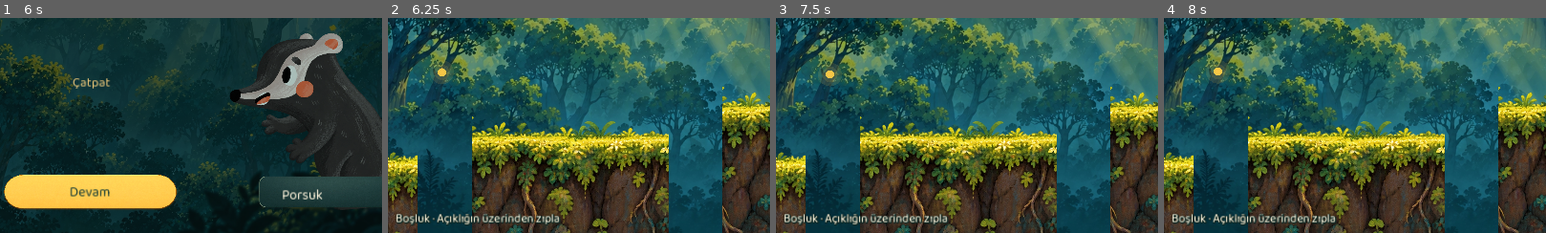
Above: before the commit, frames 1-4 (left to right).
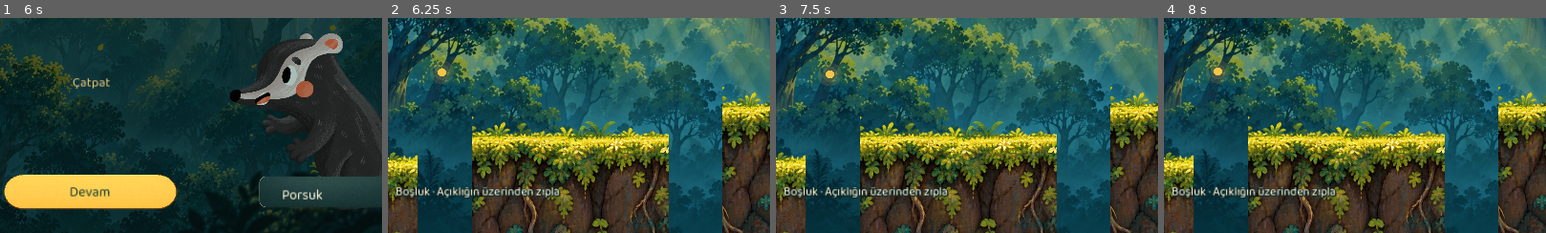
Above: after the commit, the same moments.

Repository: rizaaltun/catpat-godot
Game: Godot game, scene res://scenes/polish_v3.tscn
The game is run twice, just before and just after one commit, with the same random seed, the same clock (stepped at 60 frames per second) and the same inputs.
Inputs (mouse positions are % of the whole screen's width and height, from its top left):
- Up to frame 1 (6 s): click "Yola çık" at 0.5 s; click "Ⅱ" at 1.25 s; click "Devam" at 2 s; tap Enter (ui_accept) at 2.75, 4.25 s; move the mouse to (72, 45) at 2.77 s; hold D (right) 2.78-3.5 s; tap E (interact) at 2.85, 4.55, 5.85 s; click (72, 45) at 2.92 s; tap Space (jump) at 3.02 s; drag from (30, 55) to (45, 70) at 3.52 s; move the mouse to (60, 28) at 4.27 s; hold A (left) 4.28-5 s; tap R at 4.35 s; drag from (45, 70) to (20, 35) at 5.02 s; move the mouse to (80, 65) at 5.77 s; hold D (right) from 5.78 s (still down)
- Up to frame 2 (6.25 s): keep holding D (right); tap Space (jump) at 6.02 s
- Up to frame 3 (7.5 s): tap Escape (pause) at 6.4 s; release D (right) at 6.5 s; click "Yolculuk defteri" at 6.5 s; click "Patikaya dön" at 7.25 s
- Up to frame 4 (8 s): no input
The pictures show only the part of the screen within x 38-88%, y 48-98%; the shares and areas given below are measured in that part.

Frame 1 is identical in both runs. In frame 2, 2.5% of the frame differs, in the area x 2-46%, y 78-97%; in frame 3, 2.5%; in frame 4, 2.5%.

Commit message:
fix: lift chapter hints from mobile screen edge

Diff:
--- a/scripts/polish_world.gd
+++ b/scripts/polish_world.gd
@@ -264,7 +264,7 @@
 	count_label=UI.label("",Rect2(955,50,190,35),23,hud)
 	mote_label=UI.label("",Rect2(955,85,220,30),17,hud,Color("e4c578"))
 	UI.button("Ⅱ",Rect2(1158,28,96,96),hud,pause_game)
-	hint=UI.label("",Rect2(252,669,776,42),20,hud);hint.horizontal_alignment=HORIZONTAL_ALIGNMENT_CENTER
+	hint=UI.label("",Rect2(252,624,776,42),20,hud);hint.horizontal_alignment=HORIZONTAL_ALIGNMENT_CENTER
 	hint.add_theme_color_override("font_shadow_color",Color("102925"));hint.add_theme_constant_override("shadow_outline_size",5)
 	chapter_note=UI.label("",Rect2(420,30,470,65),20,hud,Color("ffdc8c"));chapter_note.horizontal_alignment=HORIZONTAL_ALIGNMENT_CENTER
 	var left_control=UI.button("‹",Rect2(28,593,96,96),hud,func(): pass)
@@ -1157,6 +1157,7 @@
 		var controls_fit = control_display.buttons.all(func(button): return is_instance_valid(button) and button.visible and safe_area.encloses(button.get_global_rect()))
 		check_v4(not mobile_frame.is_empty(), "B01 touch viewport rendered at 666x374")
 		check_v4(controls_fit, "B01 touch controls fit inside the scaled 1280x720 game area")
+		check_v4(hint.get_global_rect().end.y <= 670, "B01 objective hint clears bottom safe area")
 		print("VISUAL_CAPTURE:B01-touch-small:" + Marshalls.raw_to_base64(mobile_frame.save_webp_to_buffer(true, 0.82)))
 		get_tree().root.size = old_size
 		control_display.touch_mode = old_touch
--- a/scripts/river_world.gd
+++ b/scripts/river_world.gd
@@ -92,7 +92,7 @@
 	UI.texture("res://assets/polish-v3/panel.webp",Rect2(911,24,239,104),screen)
 	counter=UI.label("",Rect2(945,48,185,60),20,screen)
 	UI.button("Ⅱ",Rect2(1158,28,96,96),screen,pause_game)
-	hint=UI.label("",Rect2(252,669,776,42),20,screen);hint.horizontal_alignment=HORIZONTAL_ALIGNMENT_CENTER
+	hint=UI.label("",Rect2(252,624,776,42),20,screen);hint.horizontal_alignment=HORIZONTAL_ALIGNMENT_CENTER
 	hint.add_theme_color_override("font_shadow_color",Color("102925"));hint.add_theme_constant_override("shadow_outline_size",5)
 	var left=UI.button("‹",Rect2(28,593,96,96),screen,func():pass)
 	var right=UI.button("›",Rect2(140,593,96,96),screen,func():pass)
@@ -345,6 +345,7 @@
 		var controls_fit = control_display.buttons.all(func(button): return is_instance_valid(button) and button.visible and safe_area.encloses(button.get_global_rect()))
 		check(not mobile_frame.is_empty(), "B02 touch viewport rendered at 666x374")
 		check(controls_fit, "B02 touch controls fit inside the scaled 1280x720 game area")
+		check(hint.get_global_rect().end.y <= 670, "B02 objective hint clears bottom safe area")
 		print("VISUAL_CAPTURE:B02-touch-small:" + Marshalls.raw_to_base64(mobile_frame.save_webp_to_buffer(true, 0.82)))
 		get_tree().root.size = old_size
 		control_display.touch_mode = old_touch
